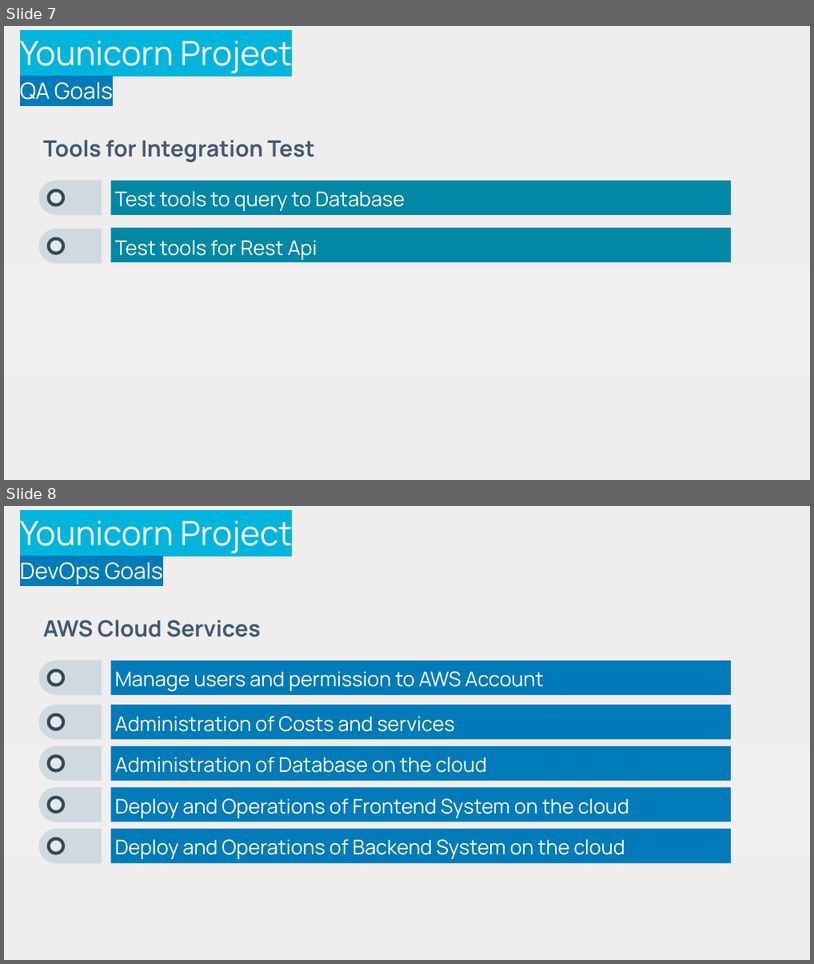
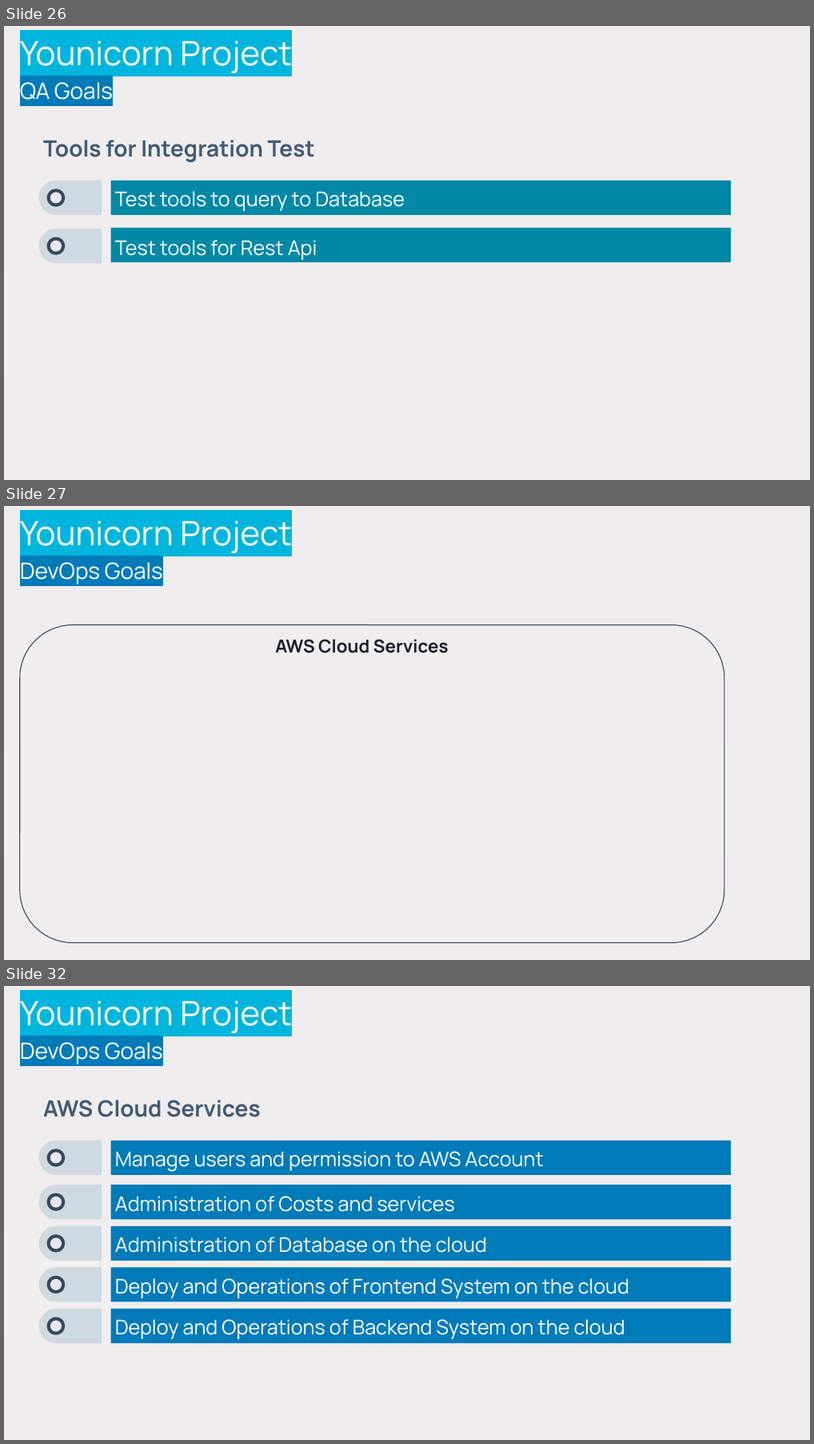
Before and after one commit to stefanofiorenza/KNITS, a slide deck: Programs/Trainings/Slides/KNITS-Younicorn-RoadMap.pptx. Shown one above the other, each under a label of ours: slides 7 and 8 before the commit, slides 26, 27 and 32 after it; the slides between them are not shown. The pictures are 814x964 and 814x1444 pixels, drawn with LibreOffice and Linux fonts; fonts in the diff are those of the drawing; background and template pictures are left out. Boxes give left, top, right and bottom in pixels: in the first picture for what was removed or moved away, otherwise in the second. Text is boxed around its words. In the diff, an @@ line names an element or a change of style, - is before the commit and + after.

Commit message:
Younicorn Slides

```diff
--- a/Programs/Trainings/Slides/KNITS-Younicorn-RoadMap.pptx
+++ b/Programs/Trainings/Slides/KNITS-Younicorn-RoadMap.pptx
@@ slide 27 added at box(4, 506, 810, 960), background gradient #EFEDEE to #F1EFF0 to #EFEBEC @@
@@ title added at box(20, 520, 292, 584), 30 pt, text #FFFFFF @@
+Younicorn Project
+DevOps Goals
@@ rounded rectangle added at box(20, 624, 725, 942), outline #3A3F50 0.75 pt @@
@@ text added at box(275, 639, 449, 653), 16 pt, text #1D1F28, bold @@
+AWS Cloud Services
@@ what was slide 7 is now slide 26 @@
@@ what was slide 8 is now slide 32 @@
```
Also in this commit, not shown: 1 slide changed, 23 other slides added, 2 other files.
